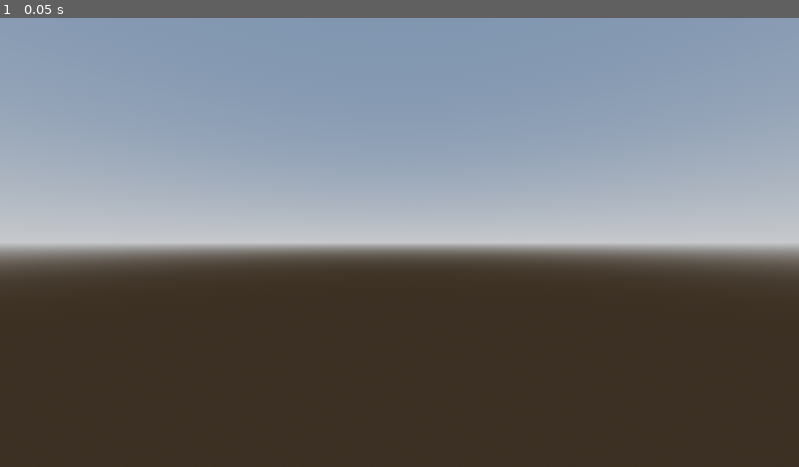
Above: before the commit, frame 1.
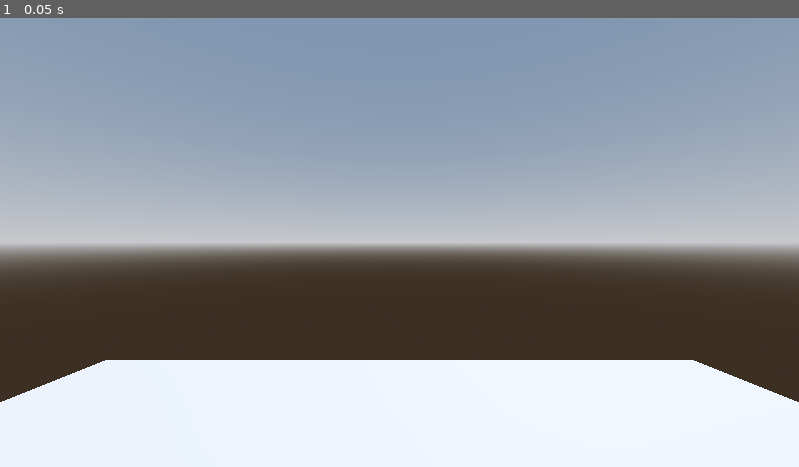
Above: after the commit, the same moment.

Repository: AlexandreQuesnay/PartyGameGodot
Game: Godot game, scene res://test-scene.tscn
The game is run twice, just before and just after one commit, with the same random seed, the same clock (stepped at 60 frames per second) and the same inputs. The project has no main scene, so this scene is started directly.
Inputs:
- Up to frame 1 (0.05 s): no input

The runs differ from the first frame. In frame 1, 23% of the frame differs, in the area x 0-100%, y 76-100%.

Commit message:
create simple shapes

Diff:
--- a/partygame/test-scene.tscn
+++ b/partygame/test-scene.tscn
@@ -13,6 +13,9 @@
 tonemap_mode = 2
 glow_enabled = true
 
+[sub_resource type="PlaneMesh" id="PlaneMesh_xryii"]
+size = Vector2(10, 10)
+
 [node name="Node3D" type="Node3D"]
 
 [node name="WorldEnvironment" type="WorldEnvironment" parent="."]
@@ -23,3 +26,7 @@
 shadow_enabled = true
 
 [node name="Camera3D" type="Camera3D" parent="."]
+transform = Transform3D(1, 0, 0, 0, 1, 0, 0, 0, 1, 0, 2, 0)
+
+[node name="MeshInstance3D" type="MeshInstance3D" parent="."]
+mesh = SubResource("PlaneMesh_xryii")
Not shown: 1 places in partygame/test-scene.tscn that only renumber resources
